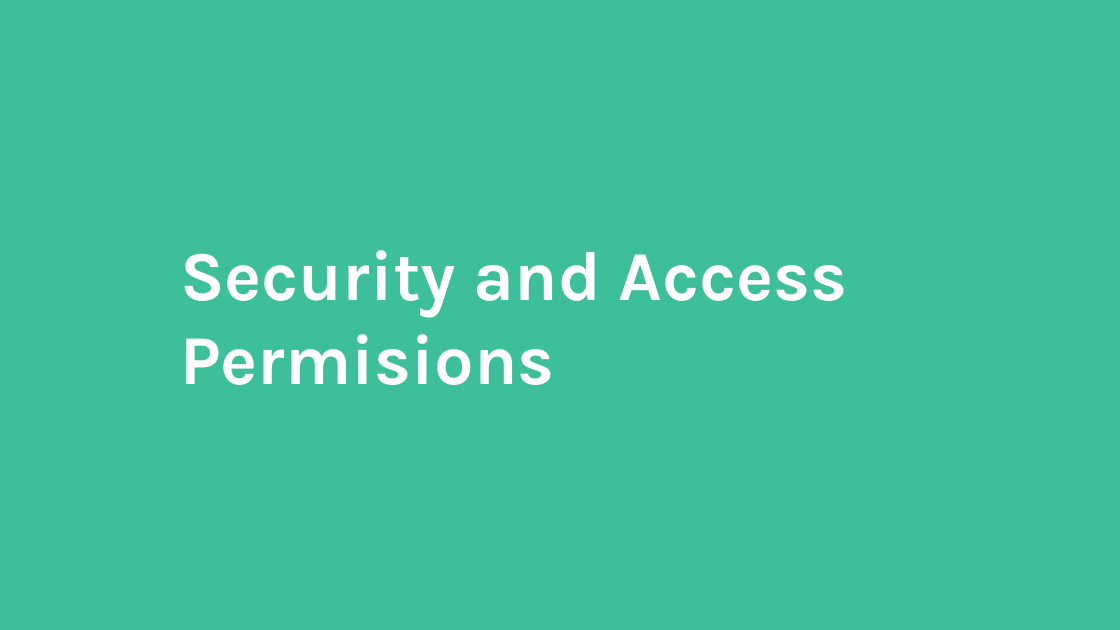
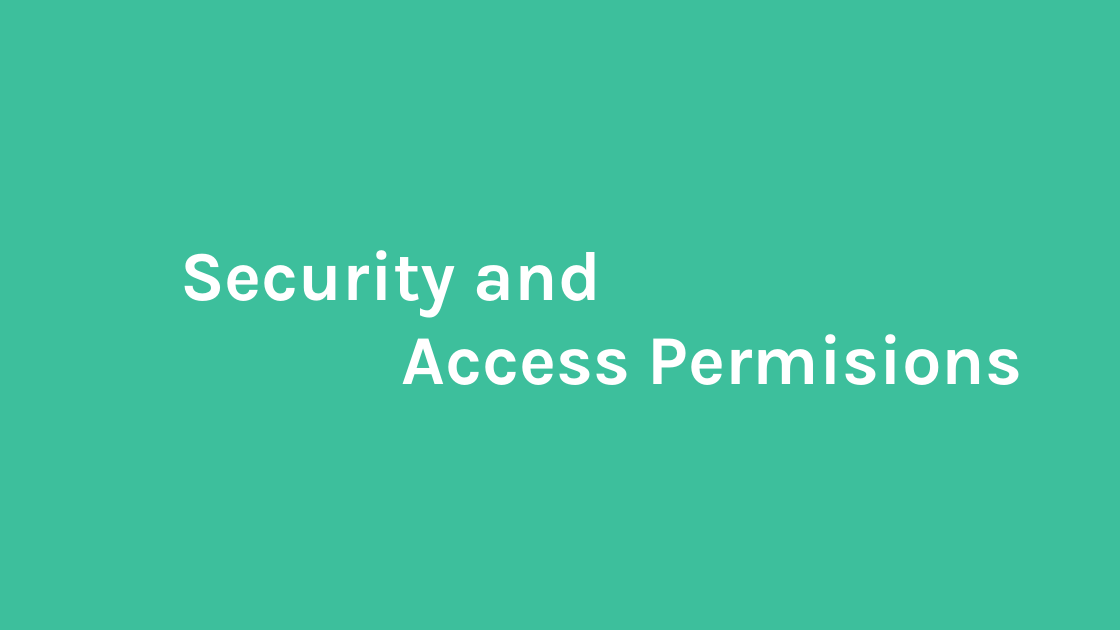
Before and after one commit to lahcenrahlaoui/Wingardium_Leviosaaaa, a slide deck: slide 51 of Presentation-projet-SQLite (1) - Copy.pptx. Drawn at 1120x630 pixels with LibreOffice and Linux fonts; fonts in the diff are those of the drawing. Boxes give left, top, right and bottom in pixels: in the first picture for what was removed or moved away, otherwise in the second. Text is boxed around its words. In the diff, an @@ line names an element or a change of style, - is before the commit and + after.

```diff
--- a/Presentation-projet-SQLite (1) - Copy.pptx
+++ b/Presentation-projet-SQLite (1) - Copy.pptx
@@ text at bbox=[180, 250, 1023, 385]: text changed @@
-Security and Access Permisions
+Security and
+Access Permisions
```
Also in this commit, not shown: 3 other slides changed, 1 slide removed.
